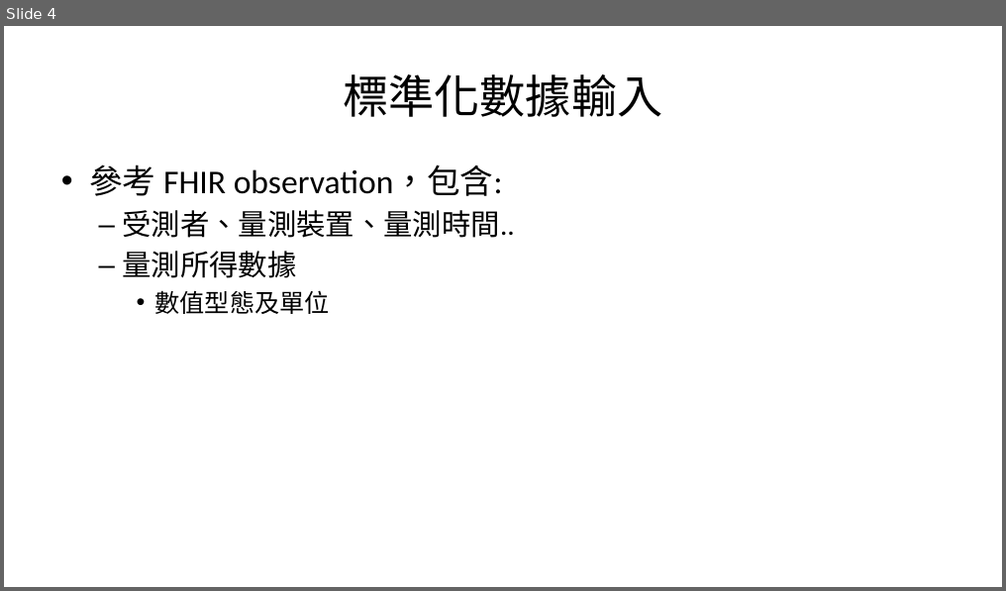
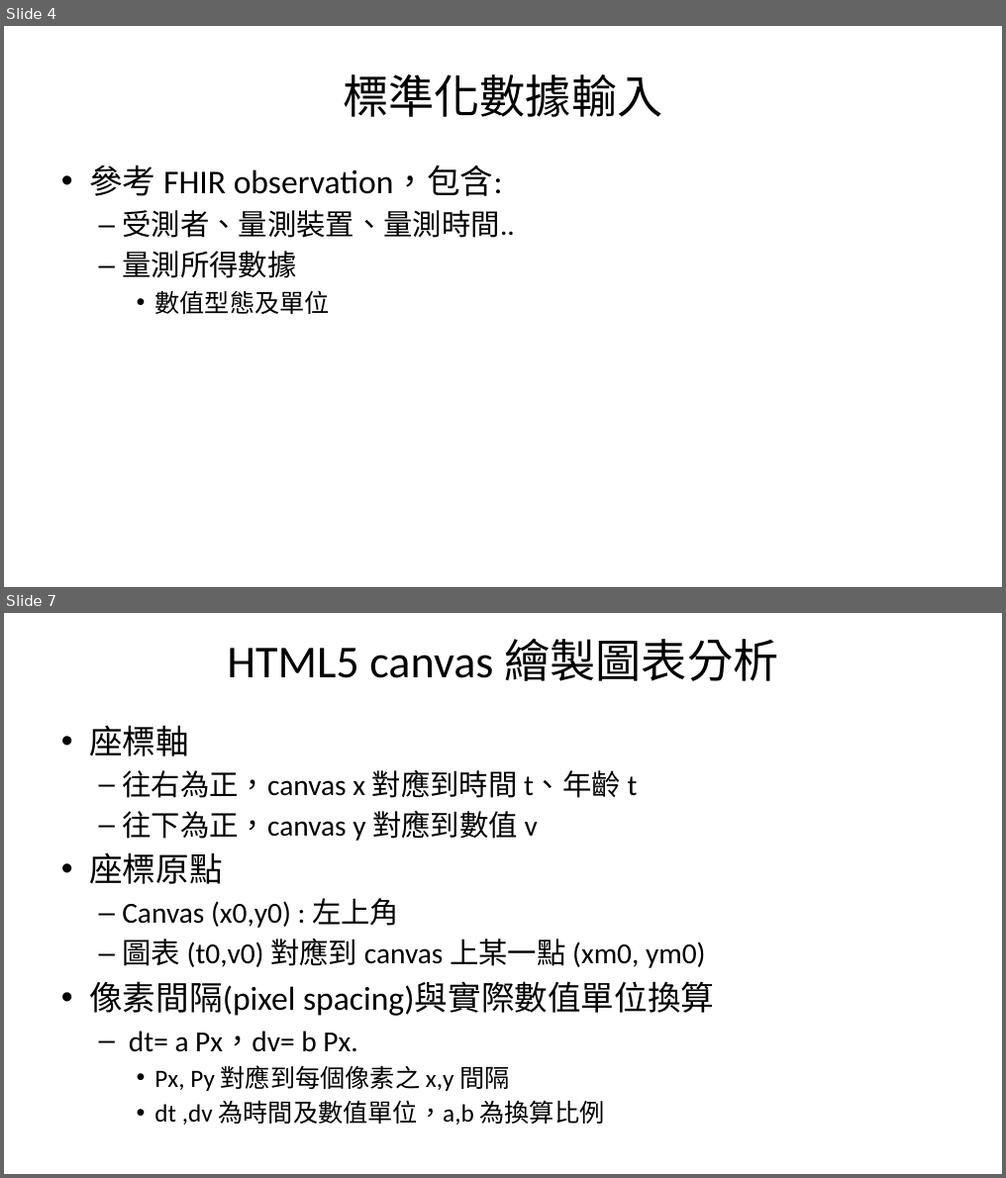
Before and after one commit to mos2718/FHIR_PACS, a slide deck: HTML5Canvas/ECG_Grid/drawChart.pptx. Shown one above the other, each under a label of ours: slide 4 before the commit, slides 4 and 7 after it; the slides between them are not shown. The pictures are 1006x591 and 1006x1178 pixels, drawn with LibreOffice and Linux fonts; fonts in the diff are those of the drawing. Boxes give left, top, right and bottom in pixels: in the first picture for what was removed or moved away, otherwise in the second. Text is boxed around its words. In the diff, an @@ line names an element or a change of style, - is before the commit and + after.

```diff
--- a/HTML5Canvas/ECG_Grid/drawChart.pptx
+++ b/HTML5Canvas/ECG_Grid/drawChart.pptx
@@ slide 7 added at bbox=[4, 613, 1002, 1174], background #FFFFFF @@
@@ title added at bbox=[227, 639, 778, 681], 44 pt, text #000000 @@
+HTML5 canvas 繪製圖表分析
@@ text added at bbox=[89, 725, 714, 1125], 28 pt, text #000000 @@
+• 座標軸
+  – 往右為正，canvas x 對應到時間 t、年齡 t
+  – 往下為正，canvas y 對應到數值 v
+• 座標原點
+  – Canvas (x0,y0) : 左上角
+  – 圖表 (t0,v0) 對應到 canvas 上某一點 (xm0, ym0)
+• 像素間隔(pixel spacing)與實際數值單位換算
+  – dt= a Px，dv= b Px.
+    • Px, Py 對應到每個像素之 x,y 間隔
+    • dt ,dv 為時間及數值單位，a,b 為換算比例
```
Also in this commit, not shown: 2 slides changed, 2 other slides added.
